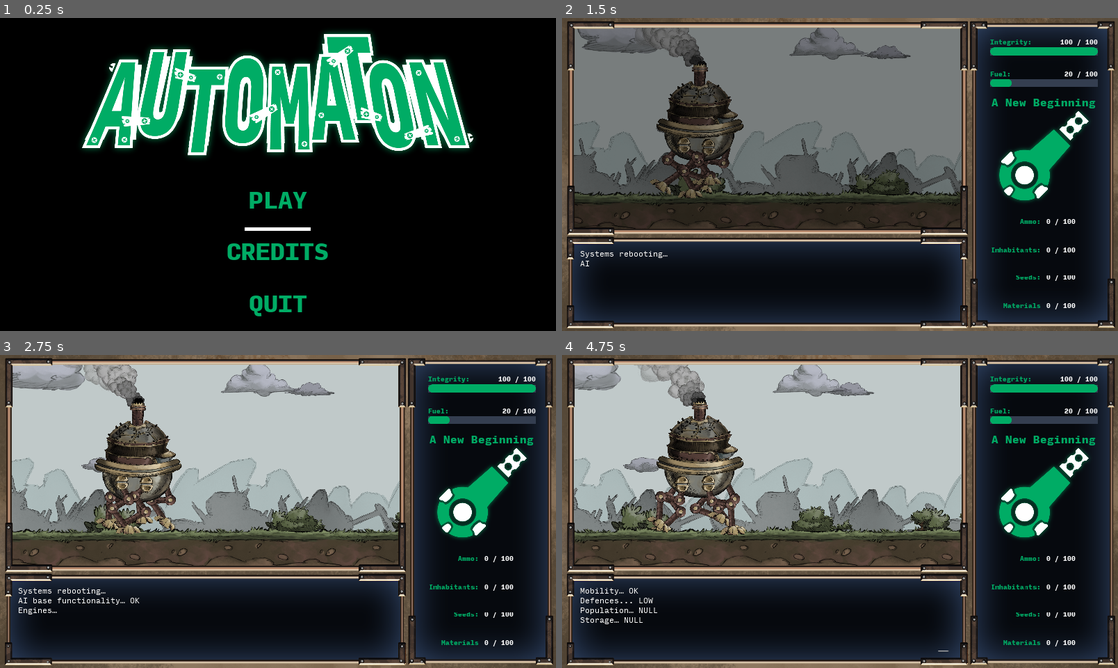
Above: before the commit, frames 1-4 (two rows, left to right).
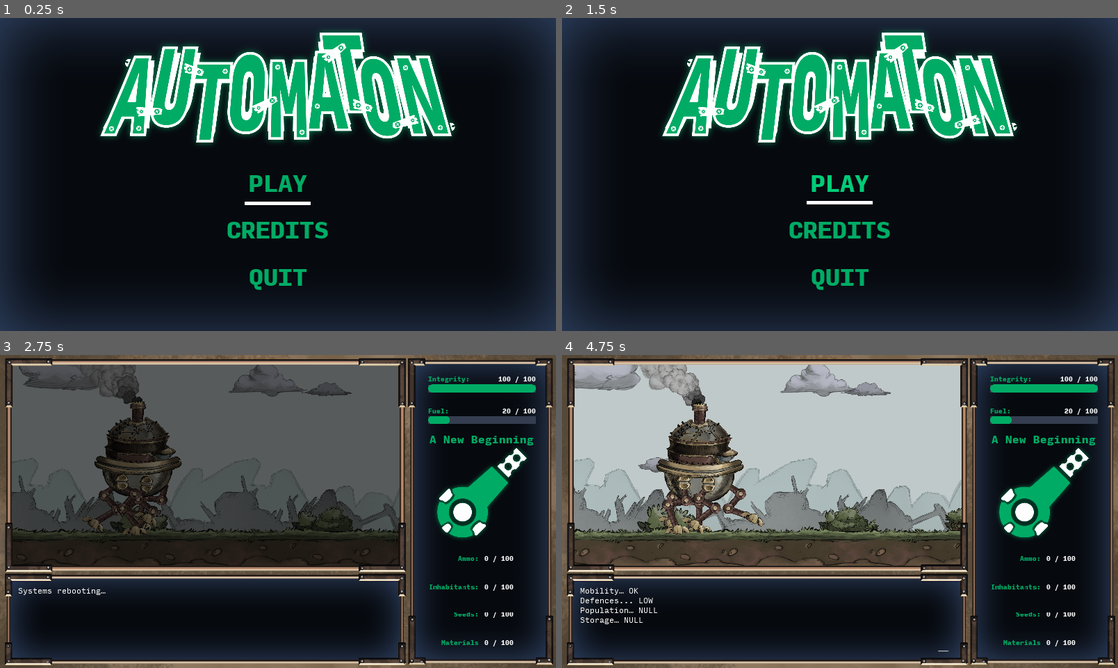
Above: after the commit, the same moments.

Repository: silverweed/ggj20
Game: Godot game, scene res://ui/MainMenu.tscn
The game is run twice, just before and just after one commit, with the same random seed, the same clock (stepped at 60 frames per second) and the same inputs.
Inputs (mouse positions are in pixels of both pictures, inside the frame that each line leads up to):
- Up to frame 1 (0.25 s): no input
- Up to frame 2 (1.5 s): click "CREDITS" at 0.5 s; click (840, 183) at 1.25 s, where only the run after the commit has a clickable "PLAY"
- Up to frame 3 (2.75 s): click (278, 520) at 2 s, where only the run after the commit has a clickable "PLAY"
- Up to frame 4 (4.75 s): move the mouse to (962, 495) at 2.77 s; hold Up (ui_up) 2.78-3.53 s; hold Z (advance_text) 2.78-3.53 s; move the mouse to (728, 527) at 3.52 s; hold Down (ui_down) 3.53-4.28 s; tap Z (advance_text) at 3.6 s; move the mouse to (895, 442) at 4.27 s; hold Up (ui_up) from 4.28 s (still down); hold Z (advance_text) from 4.28 s (still down)

The runs differ from the first frame. In frame 1, 50% of the frame differs, in the area x 0-100%, y 0-100%; in frame 2, 67%; in frame 3, 42%; in frame 4, 11%.

Commit message:
Revert "fix settlement event"
This reverts commit 4af113de46f73218a21480da449bb97e1d9477f1.

Diff:
--- a/project.godot
+++ b/project.godot
@@ -85,6 +85,13 @@
 
 [input]
 
+ui_cancel={
+"deadzone": 0.5,
+"events": [ Object(InputEventKey,"resource_local_to_scene":false,"resource_name":"","device":0,"alt":false,"shift":false,"control":false,"meta":false,"command":false,"pressed":false,"scancode":16777217,"unicode":0,"echo":false,"script":null)
+, Object(InputEventJoypadButton,"resource_local_to_scene":false,"resource_name":"","device":0,"button_index":1,"pressure":0.0,"pressed":false,"script":null)
+, Object(InputEventMouseButton,"resource_local_to_scene":false,"resource_name":"","device":0,"alt":false,"shift":false,"control":false,"meta":false,"command":false,"button_mask":0,"position":Vector2( 0, 0 ),"global_position":Vector2( 0, 0 ),"factor":1.0,"button_index":1,"pressed":false,"doubleclick":false,"script":null)
+ ]
+}
 advance_text={
 "deadzone": 0.5,
 "events": [ Object(InputEventKey,"resource_local_to_scene":false,"resource_name":"","device":0,"alt":false,"shift":false,"control":false,"meta":false,"command":false,"pressed":false,"scancode":90,"unicode":0,"echo":false,"script":null)
--- a/ui/MainMenu.tscn
+++ b/ui/MainMenu.tscn
@@ -1,13 +1,14 @@
-[gd_scene load_steps=17 format=2]
+[gd_scene load_steps=18 format=2]
 
 [ext_resource path="res://fonts/InputMono-Black.ttf" type="DynamicFontData" id=1]
 [ext_resource path="res://ui/MainMenu.gd" type="Script" id=2]
 [ext_resource path="res://ui/ButtonTheme.tres" type="Theme" id=3]
 [ext_resource path="res://ui/textures/T_game_logo.png" type="Texture" id=4]
 [ext_resource path="res://sfx/Sfx_evt_beep2.wav" type="AudioStream" id=5]
+[ext_resource path="res://ui/textures/UI_main_menu_bg.png" type="Texture" id=6]
+[ext_resource path="res://ui/textures/UI_credits.png" type="Texture" id=7]
 
-[sub_resource type="StyleBoxFlat" id=1]
-bg_color = Color( 0, 0, 0, 1 )
+[sub_resource type="StyleBoxEmpty" id=1]
 
 [sub_resource type="StyleBoxEmpty" id=2]
 
@@ -17,23 +18,21 @@
 
 [sub_resource type="StyleBoxEmpty" id=5]
 
-[sub_resource type="StyleBoxEmpty" id=6]
-
-[sub_resource type="DynamicFont" id=7]
+[sub_resource type="DynamicFont" id=6]
 size = 80
 font_data = ExtResource( 1 )
 
-[sub_resource type="StyleBoxEmpty" id=8]
+[sub_resource type="StyleBoxEmpty" id=7]
 
-[sub_resource type="Gradient" id=9]
+[sub_resource type="Gradient" id=8]
 offsets = PoolRealArray( 0 )
 colors = PoolColorArray( 1, 1, 1, 1 )
 
-[sub_resource type="GradientTexture" id=10]
-gradient = SubResource( 9 )
+[sub_resource type="GradientTexture" id=9]
+gradient = SubResource( 8 )
 width = 200
 
-[sub_resource type="Animation" id=11]
+[sub_resource type="Animation" id=10]
 resource_name = "Blink"
 loop = true
 tracks/0/type = "value"
@@ -52,15 +51,16 @@
 [node name="MainMenu" type="Control"]
 anchor_right = 1.0
 anchor_bottom = 1.0
+margin_bottom = -100.0
 script = ExtResource( 2 )
 __meta__ = {
 "_edit_use_anchors_": false
 }
 
-[node name="Panel" type="Panel" parent="."]
+[node name="Panel" type="TextureRect" parent="."]
 anchor_right = 1.0
 anchor_bottom = 1.0
-custom_styles/panel = SubResource( 1 )
+texture = ExtResource( 6 )
 __meta__ = {
 "_edit_use_anchors_": false
 }
@@ -74,16 +74,16 @@
 
 [node name="TextureRect" type="TextureRect" parent="VBoxContainer2"]
 margin_right = 1920.0
-margin_bottom = 538.0
+margin_bottom = 488.0
 size_flags_vertical = 3
 texture = ExtResource( 4 )
 expand = true
 stretch_mode = 6
 
 [node name="VBoxContainer" type="VBoxContainer" parent="VBoxContainer2"]
-margin_top = 542.0
+margin_top = 492.0
 margin_right = 1920.0
-margin_bottom = 1080.0
+margin_bottom = 980.0
 size_flags_vertical = 3
 custom_constants/separation = 0
 __meta__ = {
@@ -92,55 +92,55 @@
 
 [node name="Play" type="Button" parent="VBoxContainer2/VBoxContainer"]
 margin_right = 1920.0
-margin_bottom = 179.0
+margin_bottom = 162.0
 size_flags_vertical = 3
-custom_styles/hover = SubResource( 2 )
-custom_styles/pressed = SubResource( 3 )
-custom_styles/focus = SubResource( 4 )
-custom_styles/disabled = SubResource( 5 )
-custom_styles/normal = SubResource( 6 )
-custom_fonts/font = SubResource( 7 )
+custom_styles/hover = SubResource( 1 )
+custom_styles/pressed = SubResource( 2 )
+custom_styles/focus = SubResource( 3 )
+custom_styles/disabled = SubResource( 4 )
+custom_styles/normal = SubResource( 5 )
+custom_fonts/font = SubResource( 6 )
 custom_colors/font_color = Color( 0, 0.678431, 0.4, 1 )
 custom_colors/font_color_hover = Color( 0, 0.803922, 0.47451, 1 )
 text = "PLAY"
 
 [node name="Credits" type="Button" parent="VBoxContainer2/VBoxContainer"]
-margin_top = 179.0
+margin_top = 162.0
 margin_right = 1920.0
-margin_bottom = 358.0
+margin_bottom = 324.0
 size_flags_vertical = 3
-custom_styles/hover = SubResource( 2 )
-custom_styles/pressed = SubResource( 3 )
-custom_styles/focus = SubResource( 4 )
-custom_styles/disabled = SubResource( 5 )
-custom_styles/normal = SubResource( 6 )
-custom_fonts/font = SubResource( 7 )
+custom_styles/hover = SubResource( 1 )
+custom_styles/pressed = SubResource( 2 )
+custom_styles/focus = SubResource( 3 )
+custom_styles/disabled = SubResource( 4 )
+custom_styles/normal = SubResource( 5 )
+custom_fonts/font = SubResource( 6 )
 custom_colors/font_color = Color( 0, 0.678431, 0.4, 1 )
 custom_colors/font_color_hover = Color( 0, 0.803922, 0.47451, 1 )
 text = "CREDITS"
 
 [node name="Quit" type="Button" parent="VBoxContainer2/VBoxContainer"]
-margin_top = 358.0
+margin_top = 324.0
 margin_right = 1920.0
-margin_bottom = 538.0
+margin_bottom = 488.0
 size_flags_vertical = 3
 theme = ExtResource( 3 )
-custom_styles/hover = SubResource( 2 )
-custom_styles/pressed = SubResource( 3 )
-custom_styles/focus = SubResource( 4 )
-custom_styles/disabled = SubResource( 5 )
-custom_styles/normal = SubResource( 8 )
-custom_fonts/font = SubResource( 7 )
+custom_styles/hover = SubResource( 1 )
+custom_styles/pressed = SubResource( 2 )
+custom_styles/focus = SubResource( 3 )
+custom_styles/disabled = SubResource( 4 )
+custom_styles/normal = SubResource( 7 )
+custom_fonts/font = SubResource( 6 )
 custom_colors/font_color = Color( 0, 0.678431, 0.4, 1 )
 custom_colors/font_color_hover = Color( 0, 0.803922, 0.47451, 1 )
 text = "QUIT"
 
 [node name="Underline" type="TextureRect" parent="."]
 margin_left = 844.0
-margin_top = 722.0
+margin_top = 634.0
 margin_right = 1073.0
-margin_bottom = 734.0
-texture = SubResource( 10 )
+margin_bottom = 646.0
+texture = SubResource( 9 )
 expand = true
 __meta__ = {
 "_edit_use_anchors_": false
@@ -148,14 +148,20 @@
 
 [node name="AnimationPlayer" type="AnimationPlayer" parent="."]
 playback_speed = 2.0
-anims/Blink = SubResource( 11 )
+anims/Blink = SubResource( 10 )
 
 [node name="AudioStreamPlayer" type="AudioStreamPlayer" parent="."]
 stream = ExtResource( 5 )
 volume_db = 6.0
+
+[node name="Credits" type="TextureRect" parent="."]
+visible = false
+anchor_right = 1.0
+anchor_bottom = 1.0
+texture = ExtResource( 7 )
 [connection signal="mouse_entered" from="VBoxContainer2/VBoxContainer/Play" to="." method="_on_Play_mouse_entered"]
 [connection signal="pressed" from="VBoxContainer2/VBoxContainer/Play" to="." method="_on_Play_pressed"]
 [connection signal="mouse_entered" from="VBoxContainer2/VBoxContainer/Credits" to="." method="_on_Credits_mouse_entered"]
-[connection signal="pressed" from="VBoxContainer2/VBoxContainer/Credits" to="." method="_on_Play_pressed"]
+[connection signal="pressed" from="VBoxContainer2/VBoxContainer/Credits" to="." method="_on_Credits_pressed"]
 [connection signal="mouse_entered" from="VBoxContainer2/VBoxContainer/Quit" to="." method="_on_Quit_mouse_entered"]
 [connection signal="pressed" from="VBoxContainer2/VBoxContainer/Quit" to="." method="_on_Quit_pressed"]
Not shown, changed: event_pick_complete_1-3.txt
Not shown, changed: export_presets.cfg
